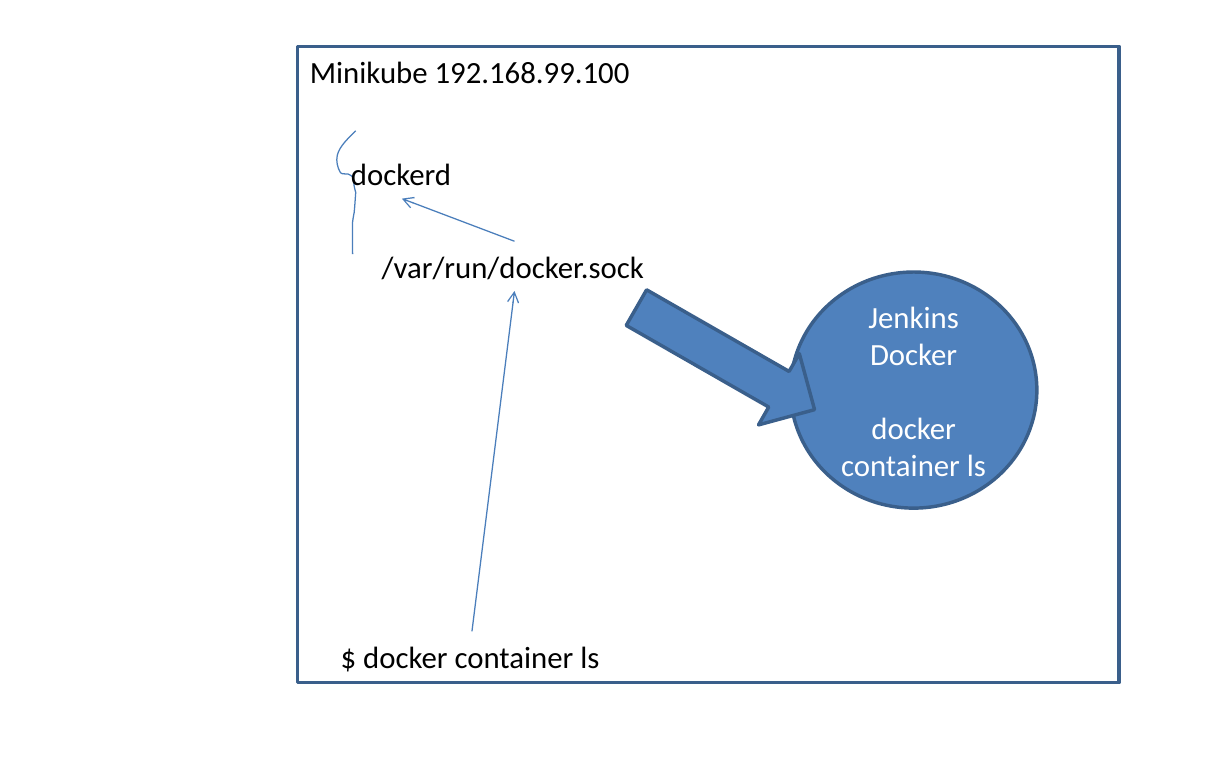
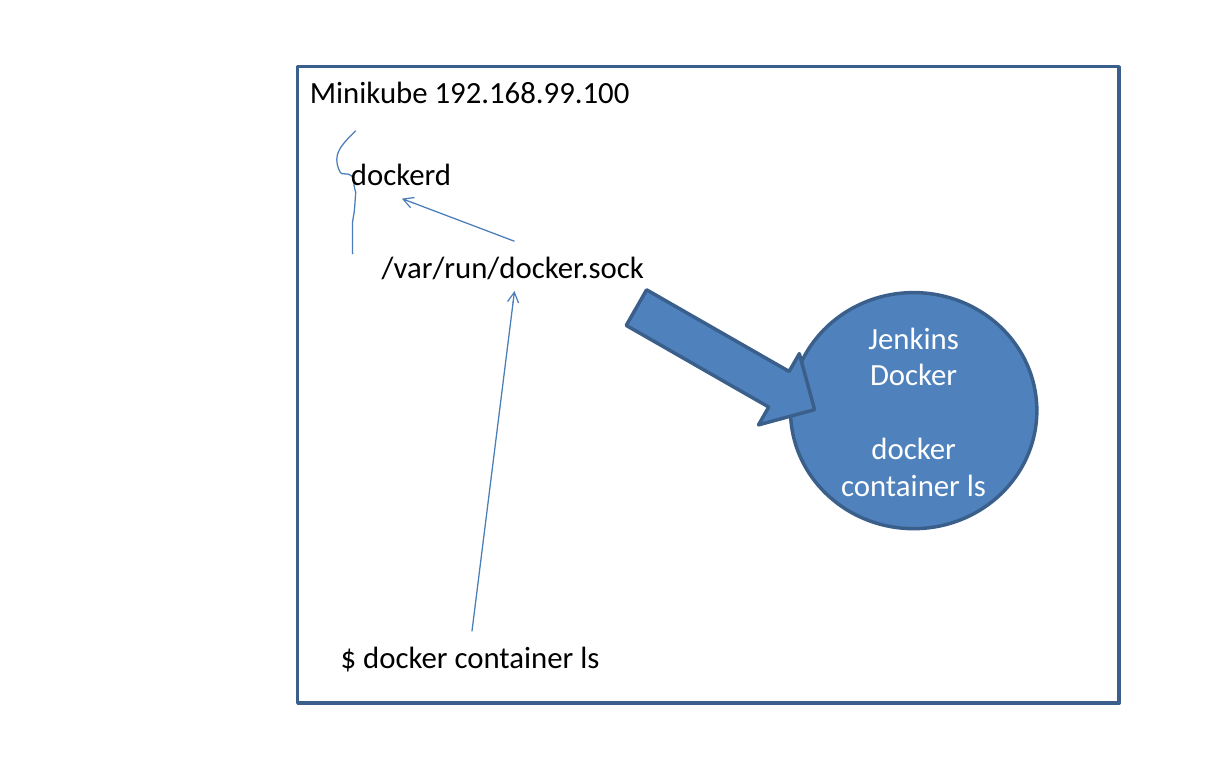
Before and after one commit to AdityaSP/can-jun15-dock-kube, a slide deck: slide 11 of rough-diag.pptx. Drawn at 1232x770 pixels with LibreOffice and Linux fonts; fonts in the diff are those of the drawing. Boxes give left, top, right and bottom in pixels: in the first picture for what was removed or moved away, otherwise in the second. Text is boxed around its words. In the diff, an @@ line names an element or a change of style, - is before the commit and + after.

```diff
--- a/rough-diag.pptx
+++ b/rough-diag.pptx
@@ 1 text, 1 ellipse, 1 rectangle: place and size @@
-1 text, 1 ellipse, 1 rectangle at (298,47,1120,684)
+1 text, 1 ellipse, 1 rectangle at (298,67,1120,703)
```
Also in this commit, not shown: 7 slides added, 6 other files.
